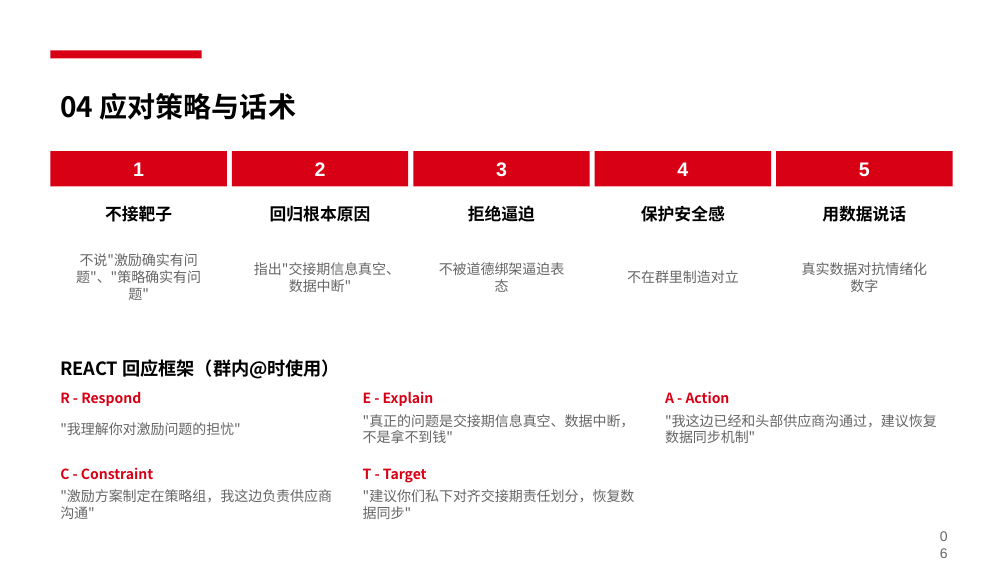
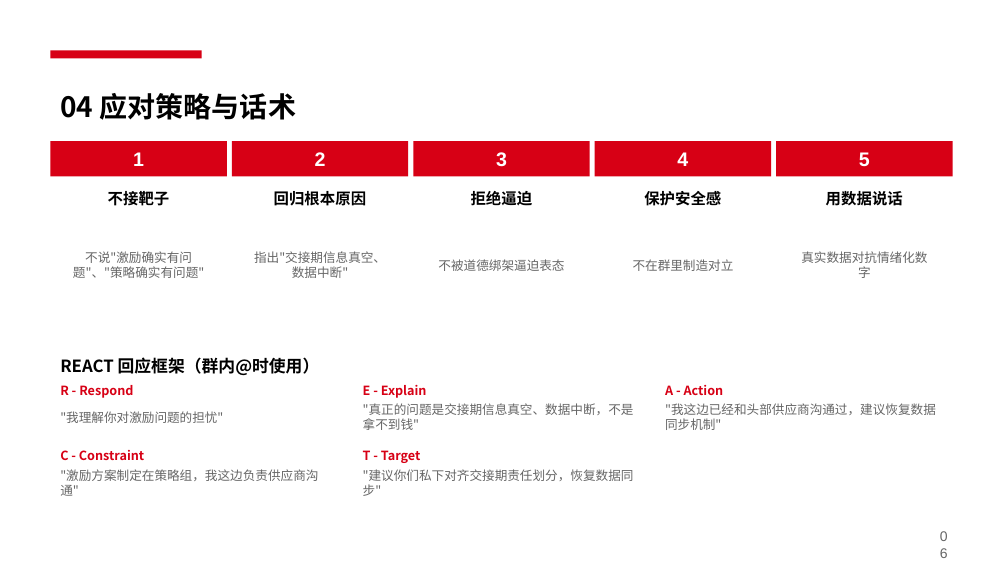
Before and after one commit to sundanian1991/openmino, a slide deck: slide 6 of slides/output/如何应对职场带节奏-v5-clean.pptx. Drawn at 1008x567 pixels with LibreOffice and Linux fonts; fonts in the diff are those of the drawing. Boxes give left, top, right and bottom in pixels: in the first picture for what was removed or moved away, otherwise in the second. Text is boxed around its words. In the diff, an @@ line names an element or a change of style, - is before the commit and + after.

Commit message:
fix: 调整排版间距，优化呼吸感
- 封面：标题从 40 号字→36 号，整体布局更紧凑
- 目录：章节间距从 0.95→0.85
- 事件回顾：表头和内容高度收紧，行距从 0.65→0.55
- 行为模式：卡片高度调整，字号从 9/10/12→8/9/11，底部总结简化为线条
- 动机分析：每项间距从 0.95→1.05，增加呼吸感
- 应对策略：卡片高度从 1.8→1.9，REACT 框架间距优化
- 总结页：左右内容间距从 0.75→0.7，金句卡片上移

```diff
--- a/slides/output/如何应对职场带节奏-v5-clean.pptx
+++ b/slides/output/如何应对职场带节奏-v5-clean.pptx
@@ 5 texts, 5 rectangles: place and size @@
-5 texts, 5 rectangles at [50, 151, 953, 186]
+5 texts, 5 rectangles at [50, 141, 953, 176]
@@ text "不接靶子": place and size @@
-text "不接靶子" at [105, 205, 172, 222]
+text "不接靶子" at [108, 191, 170, 206]
@@ text "回归根本原因": place and size @@
-text "回归根本原因" at [270, 205, 371, 222]
+text "回归根本原因" at [274, 191, 367, 206]
@@ text "拒绝逼迫": place and size @@
-text "拒绝逼迫" at [468, 206, 535, 222]
+text "拒绝逼迫" at [471, 191, 533, 205]
@@ text "保护安全感": place and size @@
-text "保护安全感" at [641, 205, 725, 222]
+text "保护安全感" at [644, 191, 721, 206]
@@ size 12 to 11 pt in 5 elements at [108, 191, 170, 206], [274, 191, 367, 206], [471, 191, 533, 205], [644, 191, 721, 206], [826, 189, 903, 209] @@
@@ text "用数据说话": place and size @@
-text "用数据说话" at [822, 206, 906, 222]
+text "用数据说话" at [826, 189, 903, 209]
@@ text "指出"交接期信息真空、数据中断"": place and size @@
-text "指出"交接期信息真空、数据中断"" at [254, 262, 400, 292]
+text "指出"交接期信息真空、数据中断"" at [254, 251, 386, 278]
@@ text "不在群里制造对立": place and size @@
-text "不在群里制造对立" at [627, 270, 739, 283]
+text "不在群里制造对立" at [633, 259, 734, 271]
@@ text "真实数据对抗情绪化数字": place and size @@
-text "真实数据对抗情绪化数字" at [802, 262, 928, 292]
+text "真实数据对抗情绪化数字" at [801, 251, 927, 278]
@@ text "REACT 回应框架（群内@时使用）" at [60, 357, 320, 375]: size 13 to 12 pt @@
@@ text ""我理解你对激励问题的担忧"": place and size @@
-text ""我理解你对激励问题的担忧"" at [60, 422, 241, 435]
+text ""我理解你对激励问题的担忧"" at [60, 411, 223, 423]
@@ text ""真正的问题是交接期信息真空、数据中断，不是拿不到钱"": place and size @@
-text ""真正的问题是交接期信息真空、数据中断，不是拿不到钱"" at [363, 414, 635, 443]
+text ""真正的问题是交接期信息真空、数据中断，不是拿不到钱"" at [363, 403, 634, 430]
@@ text ""我这边已经和头部供应商沟通过，建议恢复数据同步机制"": place and size @@
-text ""我这边已经和头部供应商沟通过，建议恢复数据同步机制"" at [665, 414, 937, 443]
+text ""我这边已经和头部供应商沟通过，建议恢复数据同步机制"" at [665, 403, 936, 430]
@@ text "C - Constraint": place and size @@
-text "C - Constraint" at [60, 467, 153, 479]
+text "C - Constraint" at [60, 450, 144, 460]
@@ text "T - Target": place and size @@
-text "T - Target" at [363, 468, 427, 483]
+text "T - Target" at [363, 450, 421, 463]
@@ text ""激励方案制定在策略组，我这边负责供应商沟通"": place and size @@
-text ""激励方案制定在策略组，我这边负责供应商沟通"" at [60, 489, 332, 519]
+text ""激励方案制定在策略组，我这边负责供应商沟通"" at [60, 469, 318, 496]
@@ size 10 to 9 pt in 15 elements at [60, 385, 133, 398], [363, 385, 427, 398], [665, 385, 724, 395], [60, 411, 223, 423], [363, 403, 634, 430], [665, 403, 936, 430], [254, 251, 386, 278], [73, 251, 204, 278], [438, 259, 564, 271], [633, 259, 734, 271], [801, 251, 927, 278], [60, 450, 144, 460], [363, 450, 421, 463], [60, 469, 318, 496], [363, 469, 634, 496] @@
@@ text ""建议你们私下对齐交接期责任划分，恢复数据同步"": place and size @@
-text ""建议你们私下对齐交接期责任划分，恢复数据同步"" at [363, 489, 635, 519]
+text ""建议你们私下对齐交接期责任划分，恢复数据同步"" at [363, 469, 634, 496]
```
Also in this commit, not shown: 6 other slides changed, 7 other files.
